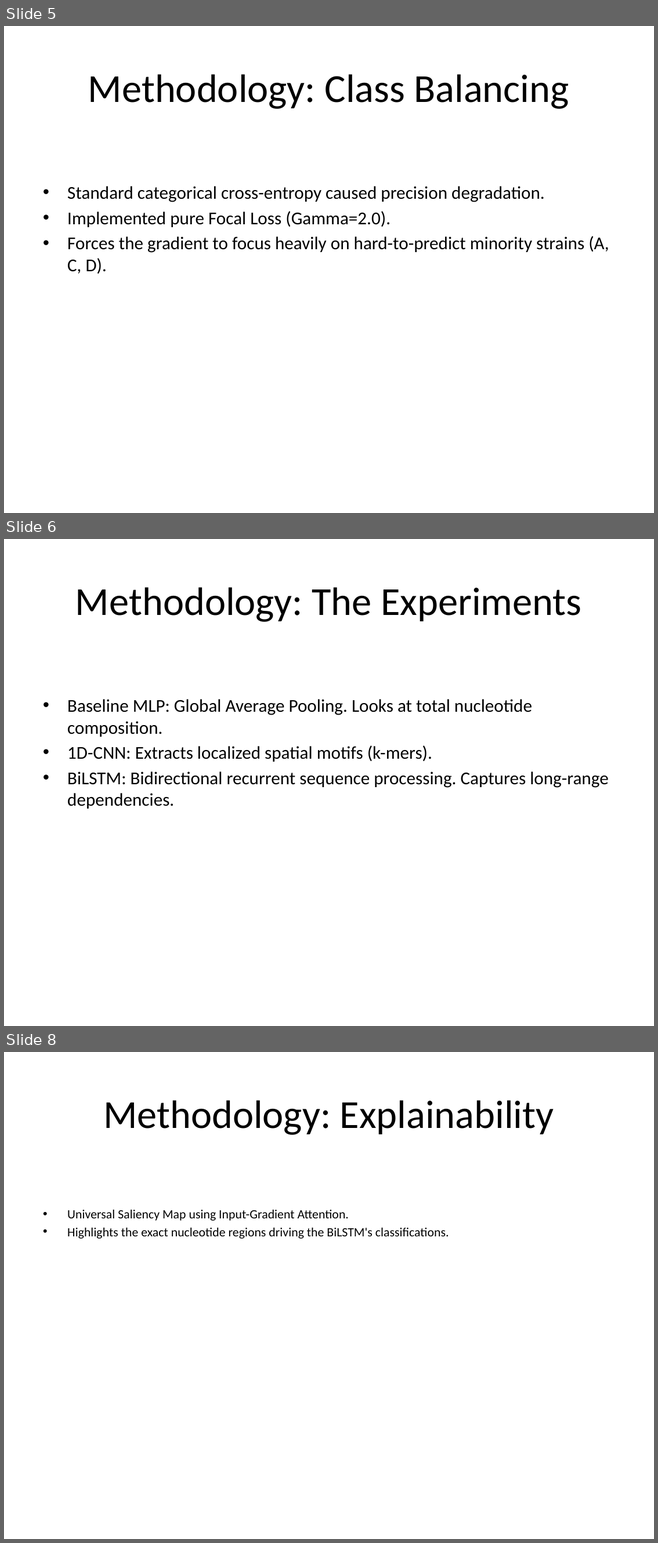
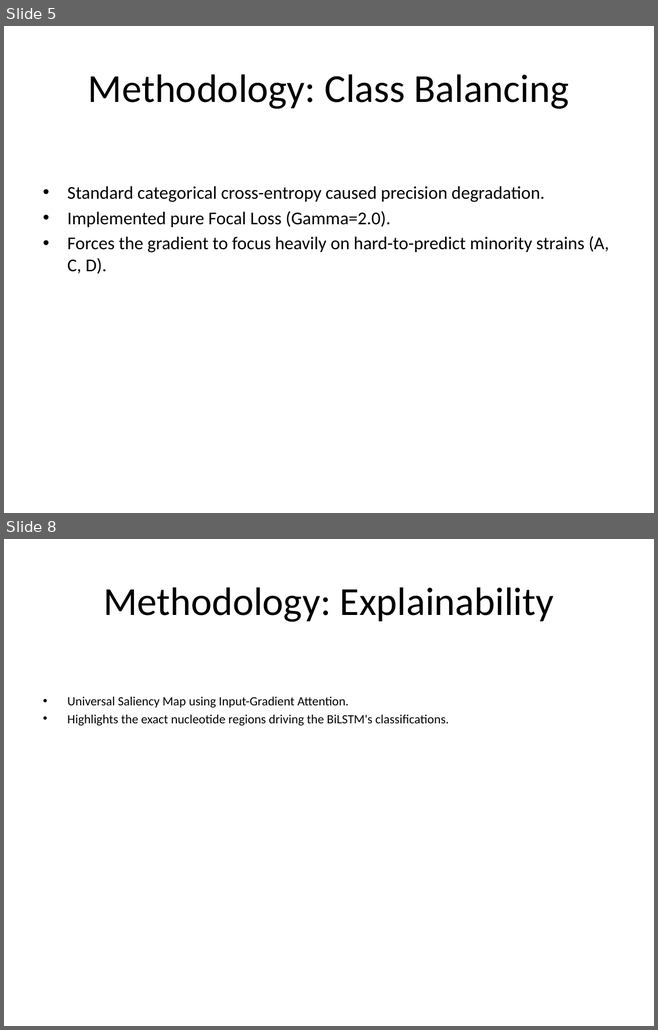
Before and after one commit to JNagawa/HIV_subtype_classifier_DeepLearning, a slide deck: reports/presentation.pptx. Shown one above the other, each under a label of ours: slides 5, 6 and 8 before the commit, slides 5 and 8 after it; the slides between them are not shown. The pictures are 658x1543 and 658x1030 pixels, drawn with LibreOffice and Linux fonts; fonts in the diff are those of the drawing. Boxes give left, top, right and bottom in pixels: in the first picture for what was removed or moved away, otherwise in the second. Text is boxed around its words. In the diff, an @@ line names an element or a change of style, - is before the commit and + after.

```diff
--- a/reports/presentation.pptx
+++ b/reports/presentation.pptx
@@ slide 6 removed at bbox=[4, 539, 654, 1026], background #FFFFFF @@
@@ title removed at bbox=[75, 587, 581, 622] @@
-Methodology: The Experiments
@@ text removed at bbox=[67, 699, 608, 809] @@
-• Baseline MLP: Global Average Pooling. Looks at total nucleotide composition.
-• 1D-CNN: Extracts localized spatial motifs (k-mers).
-• BiLSTM: Bidirectional recurrent sequence processing. Captures long-range dependencies.
```
Also in this commit, not shown: 4 slides changed, 2 slides added, 3 other files.
